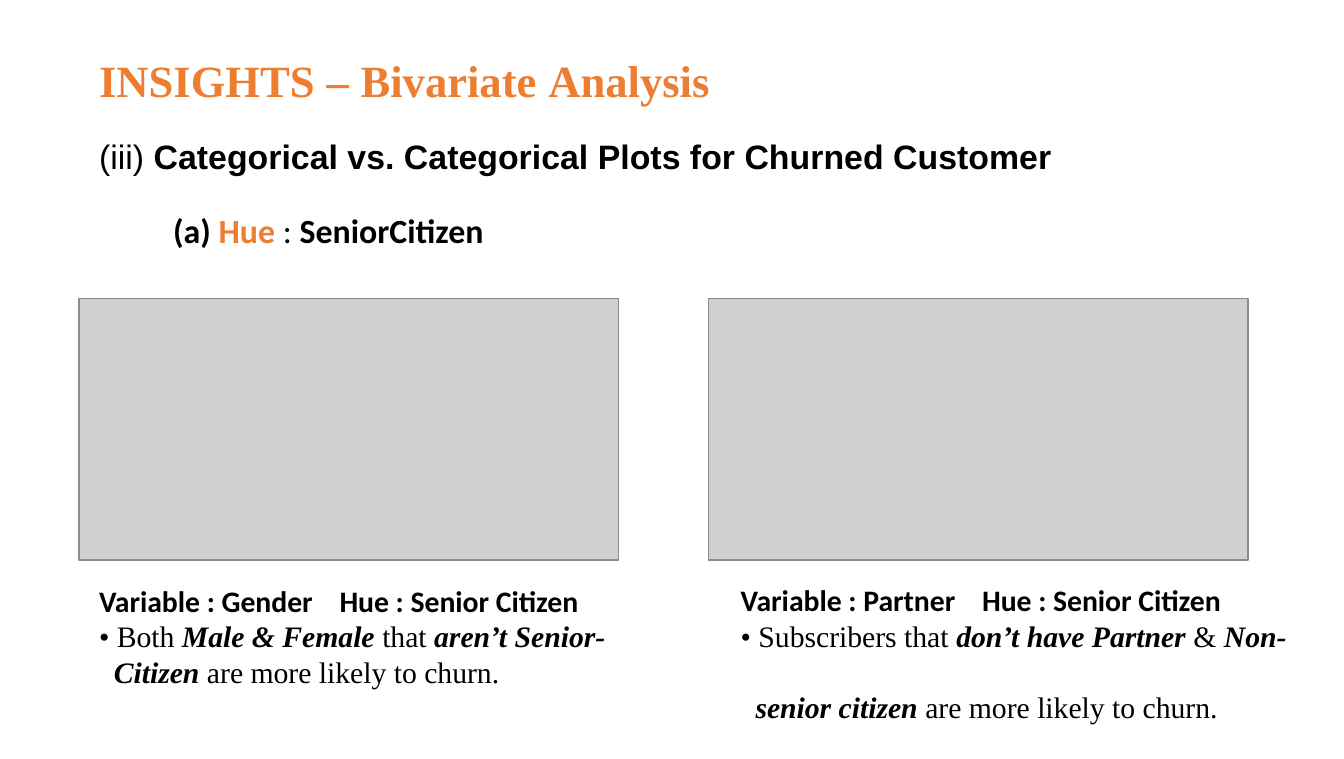
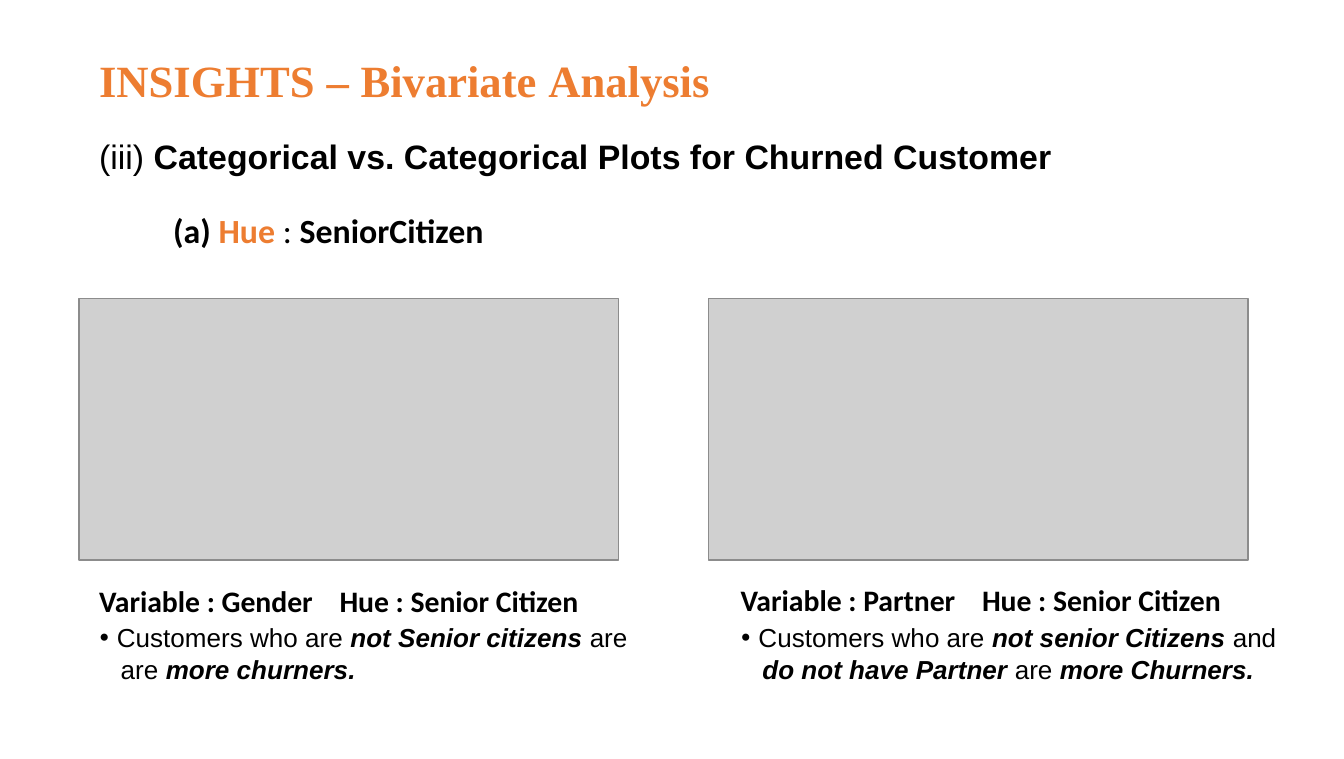
Before and after one commit to RVA-TheCoder/ClassificationProjects-SupervisedML, a slide deck: slide 14 of Customer Churn Project/Customer churn prediction.pptx. Drawn at 1344x759 pixels with LibreOffice and Linux fonts; fonts in the diff are those of the drawing; grey boxes stand for pictures. Boxes give left, top, right and bottom in pixels: in the first picture for what was removed or moved away, otherwise in the second. Text is boxed around its words. In the diff, an @@ line names an element or a change of style, - is before the commit and + after.

Commit message:
Made changes in EDA file and Customer churn prediction Presentation

```diff
--- a/Customer Churn Project/Customer churn prediction.pptx
+++ b/Customer Churn Project/Customer churn prediction.pptx
@@ text at bbox=[117, 628, 628, 680]: text changed; size 16 to 14 pt; font Times New Roman to Arial @@
-• Both Male & Female that aren’t Senior-
-Citizen are more likely to churn.
+• Customers who are not Senior citizens are
+are more churners.
@@ text at bbox=[758, 628, 1276, 680]: text changed; size 16 to 14 pt; font Times New Roman to Arial; bold on; italic on @@
-• Subscribers that don’t have Partner & Non-
-senior citizen are more likely to churn.
+• Customers who are not senior Citizens and
+do not have Partner are more Churners.
```
Also in this commit, not shown: 8 other slides changed, 5 other files.
